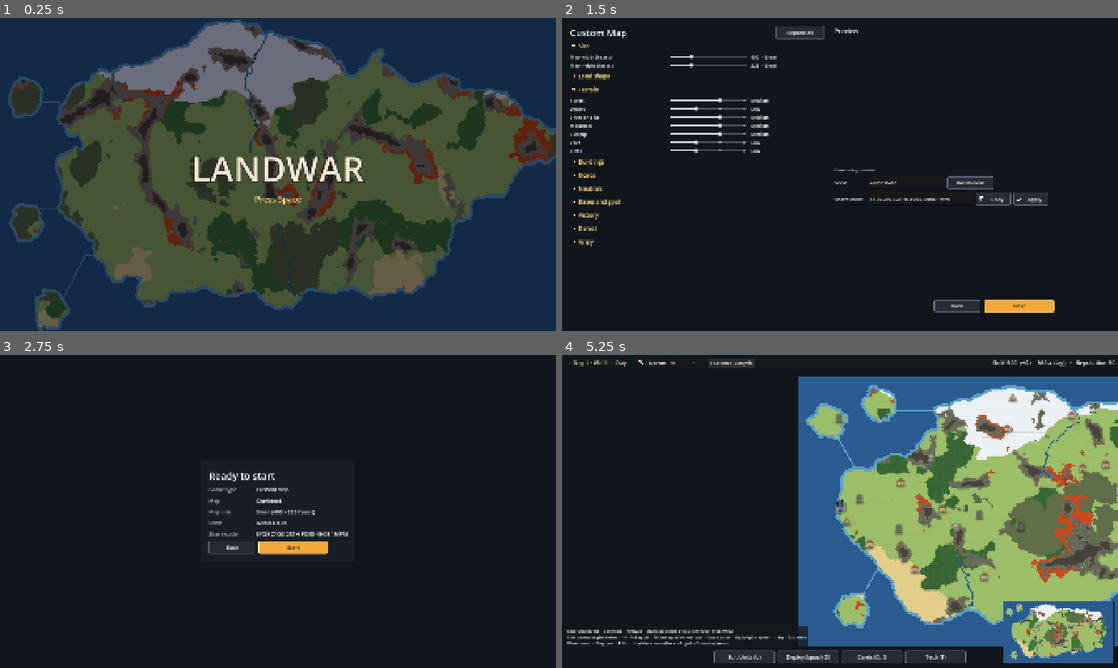
Above: before the commit, frames 1-4 (two rows, left to right).
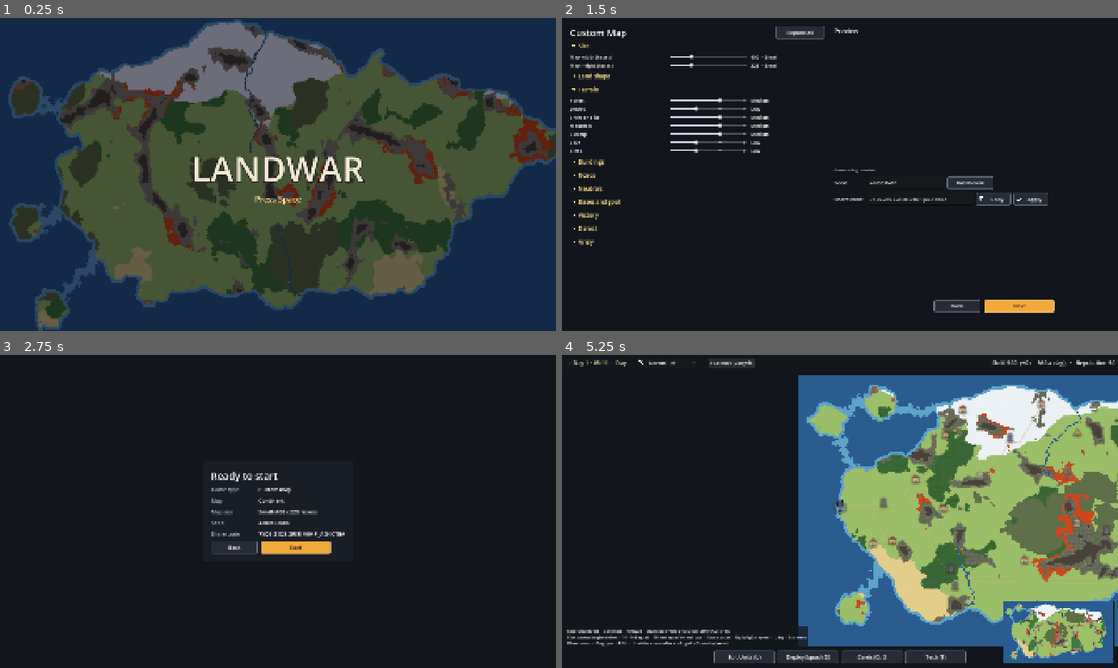
Above: after the commit, the same moments.

Repository: abeuscher/roguebattle
Game: Godot game, scene res://scenes/main.tscn
Same seed, same stepped clock (60 frames per second), same inputs: the game is played once before the commit and once after it.
Inputs (mouse positions are in pixels of both pictures, inside the frame that each line leads up to):
- Up to frame 1 (0.25 s): no input
- Up to frame 2 (1.5 s): tap Space at 0.5, 0.77 s; move the mouse to (962, 158) at 0.52 s; hold D 0.53-1.25 s; tap L at 0.6 s; click (962, 158) at 0.67 s; click "Land shape" at 1.25 s
- Up to frame 3 (2.75 s): click "Next" at 2 s
- Up to frame 4 (5.25 s): click "Start" at 2.75 s; click "Normal ×1" at 3.5 s; click "Normal ×1" at 4.25 s; click "1 Saradoc (Valkyrie)" at 5 s

The runs differ from the first frame. In frame 1, 0.5% of the frame differs, in the area x 6-48%, y 8-91%; in frame 2, less than 0.1%; in frame 3, 1.0%; in frame 4, 6.3%, in the area x 18-100%, y 6-96%.

Commit message:
Session 044: playtest round 7 map generation (M4 session 16)
Land % up to 100 with water presets capped; a No Ocean preset; fords to
islands become winding, reef-like shallows, with extra crossings for
sizable islands; road branches no longer end on lone river bridges.

Co-Authored-By: Claude Opus 5.5 <noreply@anthropic.com>

Diff:
--- a/data/configurator.json
+++ b/data/configurator.json
@@ -2,8 +2,8 @@
  {"key": "width", "group": "Size", "label": "Map width (hexes)", "target": "map", "range": [100, 1200, 50]},
  {"key": "height", "group": "Size", "label": "Map height (hexes)", "target": "map", "range": [60, 675, 15]},
  {"key": "preset", "group": "Land shape", "label": "Map type", "target": "map",
-  "options": ["continent", "islands", "archipelago", "floating_isles", "highlands", "river_valley", "deep_forest", "tundra", "volcanic"]},
- {"key": "land_pct", "group": "Land shape", "label": "Land %", "target": "map", "range": [25, 75, 1]},
+  "options": ["continent", "islands", "archipelago", "floating_isles", "highlands", "river_valley", "deep_forest", "tundra", "volcanic", "no_ocean"]},
+ {"key": "land_pct", "group": "Land shape", "label": "Land %", "target": "map", "range": [25, 100, 1]},
  {"key": "island_count", "group": "Land shape", "label": "Offshore islands (Continent)", "target": "map", "range": [0, 8, 1]},
  {"key": "island_size", "group": "Land shape", "label": "Offshore island size", "target": "map", "options": ["small", "medium", "large"]},
  {"key": "terrain_amounts.forest", "group": "Terrain", "label": "Forest", "target": "map", "options": ["none", "low", "medium", "high"]},
--- a/data/mapgen.json
+++ b/data/mapgen.json
@@ -57,15 +57,22 @@
   "river_crossing_spacing": 18,
   "frozen_lakes": 0,
   "lava_flows": 0,
-  "lava_flow_length": 30
+  "lava_flow_length": 30,
+  "land_range": [25, 100],
+  "extra_crossings": 2,
+  "crossing_max_len": 24,
+  "crossing_min_hexes": 80,
+  "reef_radius": 4,
+  "reef_threshold": 0.45,
+  "_crossings": "Fords through deep water (user's playtest notes, 2026-11-10): every landmass still gets the cheapest route to the main one, and every landmass of at least crossing_min_hexes gets up to extra_crossings more to its nearest other landmass within crossing_max_len hexes (400-wide map, scaled with width), each from a coast well away from its other crossings. Each ford widens into irregular shallows like a reef or sandbar: hexes within 1 always, out to reef_radius where a noise field beats reef_threshold (rising with distance). land_range: the Land % a preset allows (water presets keep their water)."
  },
  "presets": {
   "continent": {"land_pct": 55, "island_count": 3, "rivers": 2},
-  "islands": {"shape": "islands", "land_pct": 40, "centers": [2, 4], "edge_falloff": 0.4,
+  "islands": {"shape": "islands", "land_pct": 40, "land_range": [25, 70], "centers": [2, 4], "edge_falloff": 0.4,
    "noise_frequency": 4.0, "min_island_hexes": 150, "rivers": 1},
-  "archipelago": {"shape": "scatter", "land_pct": 30, "edge_falloff": 0.5, "noise_frequency": 10.0, "strait_cut": 0.72,
+  "archipelago": {"shape": "scatter", "land_pct": 30, "land_range": [25, 60], "edge_falloff": 0.5, "noise_frequency": 10.0, "strait_cut": 0.72,
    "min_island_hexes": 6, "shelf_width": 4, "terrain_amounts": {"lava": "none", "cliff": "none"}},
-  "floating_isles": {"shape": "islands", "sea": "air_gap", "land_pct": 45, "centers": [3, 5],
+  "floating_isles": {"shape": "islands", "sea": "air_gap", "land_pct": 45, "land_range": [25, 70], "centers": [3, 5],
    "edge_falloff": 0.4, "noise_frequency": 4.0, "min_island_hexes": 150, "shelf_width": 0},
   "highlands": {"land_pct": 60, "terrain_amounts": {"mountain": "high", "cliff": "medium"},
    "terrain_scale": {"mountain": 2}},
@@ -75,6 +82,7 @@
   "tundra": {"land_pct": 58, "terrain_amounts": {"snow": "high", "desert": "none", "lava": "none", "forest": "low"},
    "terrain_scale": {"snow": 3}, "frozen_lakes": 0.15},
   "volcanic": {"land_pct": 55, "terrain_amounts": {"lava": "medium", "mountain": "high", "snow": "low", "desert": "none"},
-   "lava_flows": 8}
+   "lava_flows": 8},
+  "no_ocean": {"land_pct": 100, "land_range": [100, 100], "island_count": 0}
  }
 }
--- a/rules/game_config.gd
+++ b/rules/game_config.gd
@@ -5,7 +5,7 @@
 ## (victory, defeat, squad cap, fairness) feed the game. Settings and seed
 ## pack into a short share code.
 
-const CODE_VERSION := 2  # bumped when "size" (small/medium/large) became "width"/"height" (§6.1)
+const CODE_VERSION := 3  # 2: "size" became "width"/"height" (§6.1); 3: Land % to 100 and the No Ocean preset
 const ALPHABET := "0123456789ABCDEFGHJKMNPQRSTVWXYZ"  # 32 symbols, no I, L, O or U
 
 var data: GameData
@@ -61,6 +61,8 @@
 	values[key] = value
 	if key == "preset":
 		apply_preset()
+	elif key == "land_pct":  # within what the map type allows
+		values[key] = _nearest(field(key), MapGen.resolve_settings(data, map_overrides())["land_pct"])
 
 
 ## Map fields take the generator's defaults overlaid with the chosen preset's values.
--- a/rules/map_gen.gd
+++ b/rules/map_gen.gd
@@ -15,6 +15,8 @@
 var _flow: PackedFloat32Array  # low ground that rivers and lava follow
 var _edge: PackedFloat32Array  # squared distance from the map center: 0 there, 1 at the edge midpoints
 var _water: PackedByteArray  # per terrain id
+var _wander: FastNoiseLite  # where reef paths prefer to wind (sampled only near crossings)
+var _fords: Array[PackedInt32Array] = []  # deep sea turned shallow to link landmasses, widened into reefs
 
 
 static func generate(game_data: GameData, game_seed: int, overrides: Dictionary = {}) -> MapData:
@@ -31,6 +33,8 @@
 	g._rivers()
 	g._lava_flows()
 	g._ensure_reachable()
+	g._extra_crossings()
+	g._reefs()
 	MapPlaces.place_all(g.map, game_data, g.settings, g.rng)
 	return g.map
 
@@ -47,6 +51,8 @@
 				s[k].merge(layer[k].duplicate(true), true)
 			else:
 				s[k] = layer[k]
+	var land: Array = s["land_range"]  # water presets keep their water; No Ocean is all land
+	s["land_pct"] = clampi(int(s["land_pct"]), int(land[0]), int(land[1]))
 	return s
 
 
@@ -467,6 +473,7 @@
 		var i: int = best[c]
 		var bridged := false  # was the previous step a bridge?
 		var prev := -1
+		var ford := PackedInt32Array()
 		while i >= 0 and comp[i] != main:
 			var bridge := false
 			if not passable[i]:
@@ -474,6 +481,8 @@
 				if crossing == "bridge":
 					bridge = true
 				else:
+					if map.terrain[i] == _id("deep"):
+						ford.append(i)
 					map.terrain[i] = _id(crossing)
 				passable[i] = 1
 			if prev >= 0 and (bridge or bridged):
@@ -483,3 +492,219 @@
 			i = parent[i]
 		if bridged and i >= 0:
 			map.link_road(prev, i)
+		if not ford.is_empty():
+			_fords.append(ford)
+
+
+
+# --- Crossings and reefs (user's playtest notes, 2026-11-10) ----------------
+
+## More than one way onto an island: from each sizable landmass other than the main one,
+## up to `extra_crossings` more fords to the nearest other land within reach, each
+## starting from a stretch of coast well away from the landmass's other fords.
+func _extra_crossings() -> void:
+	var extra := int(settings["extra_crossings"])
+	if extra <= 0 or settings["sea"] != "deep":
+		return
+	var reach := int(float(settings["crossing_max_len"]) * maxf(1.0, map.width / 400.0))
+	var deep := _id("deep")
+	var shallow := _id("shallow")
+	var river := _river_hexes()
+	var land := PackedByteArray()
+	land.resize(map.size())
+	for i in map.size():
+		land[i] = 0 if _is_water(map.terrain[i]) else 1
+	var found: Array = map.components(land)
+	var comp: PackedInt32Array = found[0]
+	var sizes: PackedInt32Array = found[1]
+	var main := 0
+	for c in sizes.size():
+		if sizes[c] > sizes[main]:
+			main = c
+	var coast := {}  # landmass -> its coast hexes
+	for i in map.size():
+		var c := comp[i]
+		if c < 0 or c == main or sizes[c] < maxi(int(settings["min_island_hexes"]), int(settings["crossing_min_hexes"])):
+			continue
+		for k in 6:
+			var n := map.neighbors[i * 6 + k]
+			if n >= 0 and land[n] == 0:
+				if not coast.has(c):
+					coast[c] = PackedInt32Array()
+				coast[c].append(i)
+				break
+	for c in coast:
+		var anchors: Array = []  # hexes where a ford already leaves this landmass
+		for ford in _fords:
+			for f in [ford[0], ford[ford.size() - 1]]:
+				for k in 6:
+					var n := map.neighbors[f * 6 + k]
+					if n >= 0 and comp[n] == c:
+						anchors.append(map.hex_at(f))
+		var shore: PackedInt32Array = coast[c]
+		for e in extra:
+			var order := []  # coast hexes, farthest from every ford first
+			for i in shore:
+				var h := map.hex_at(i)
+				var gap := 1 << 30
+				for a in anchors:
+					gap = mini(gap, Hex.distance(h, a))
+				order.append([gap, i])
+			order.sort_custom(func(x, y): return x[0] > y[0])
+			var made := false
+			for k in mini(8, order.size()):
+				if int(order[k][0]) < reach / 2:
+					break  # the rest of the coast is close to a ford already
+				var path := _water_path(int(order[k][1]), c, comp, reach, river)
+				if path.is_empty():
+					continue
+				var ford := PackedInt32Array()
+				for i in path:
+					if map.terrain[i] == deep:
+						map.terrain[i] = shallow
+						ford.append(i)
+				if not ford.is_empty():
+					_fords.append(ford)
+				anchors.append(map.hex_at(int(order[k][1])))
+				made = true
+				break
+			if not made:
+				break
+
+
+## The shortest way through open water from a coast hex of landmass `c` to land of
+## another landmass, at most `reach` hexes; the water hexes on it, or none.
+func _water_path(start: int, c: int, comp: PackedInt32Array, reach: int, river: Dictionary) -> PackedInt32Array:
+	var parent := {start: -1}
+	var frontier := PackedInt32Array([start])
+	for step in reach:
+		var next := PackedInt32Array()
+		for i in frontier:
+			for k in 6:
+				var n := map.neighbors[i * 6 + k]
+				if n < 0 or parent.has(n) or river.has(n):
+					continue
+				parent[n] = i
+				if comp[n] >= 0 and comp[n] != c:
+					var out := PackedInt32Array()
+					var cur: int = i
+					while cur != start:
+						out.append(cur)
+						cur = parent[cur]
+					return out
+				if comp[n] < 0 and map.terrain[n] in [_id("deep"), _id("shallow")]:
+					next.append(n)
+		frontier = next
+	return PackedInt32Array()
+
+
+## Each ford through deep sea becomes a reef or sandbar: it winds through the water
+## between the same two ends (`_meander`), then widens into irregular shallows: every
+## hex next to it, out to `reef_radius` where a noise field beats a threshold that rises
+## with distance, and now and then a wider bulge. Rivers keep their banks.
+func _reefs() -> void:
+	if _fords.is_empty():
+		return
+	var deep := _id("deep")
+	var shallow := _id("shallow")
+	var noise := _noise("reefs", 60.0)
+	var river := _river_hexes()
+	var radius := int(settings["reef_radius"])
+	var threshold := float(settings["reef_threshold"])
+	for f in _fords.size():
+		for i in _fords[f]:
+			map.terrain[i] = deep
+		_fords[f] = _meander(_fords[f], river)
+		for i in _fords[f]:
+			map.terrain[i] = shallow
+	for ford in _fords:
+		for p in ford:
+			var reach := radius + (2 if rng.randf() < 0.12 else 0)  # a bulge
+			var seen := {p: 0}
+			var ring := PackedInt32Array([p])
+			for d in range(1, reach + 1):
+				var next := PackedInt32Array()
+				for i in ring:
+					for k in 6:
+						var n := map.neighbors[i * 6 + k]
+						if n < 0 or seen.has(n):
+							continue
+						seen[n] = d
+						next.append(n)
+						if map.terrain[n] == deep and not river.has(n) and (d == 1 or _at(noise, n) > threshold + 0.07 * (d - 2)):
+							map.terrain[n] = shallow
+				ring = next
+
+
+## A winding way through the sea between a ford's two end hexes: the cheapest path
+## where deep water costs more where a noise field is high, shallows cost little, and
+## land and rivers are out. Kept within a box around the two ends. The ends stay put,
+## so the crossing still joins what it joined.
+func _meander(ford: PackedInt32Array, river: Dictionary) -> PackedInt32Array:
+	var a := ford[0]
+	var b := ford[ford.size() - 1]
+	if a == b:
+		return ford
+	if _wander == null:
+		_wander = _noise("wander", 70.0)
+	var ha := Hex.to_offset(map.hex_at(a))
+	var hb := Hex.to_offset(map.hex_at(b))
+	var margin := 6 + ford.size() / 3
+	var lo := Vector2i(mini(ha.x, hb.x) - margin, mini(ha.y, hb.y) - margin)
+	var hi := Vector2i(maxi(ha.x, hb.x) + margin, maxi(ha.y, hb.y) + margin)
+	var deep := _id("deep")
+	var shallow := _id("shallow")
+	var cost := {a: 0}
+	var parent := {a: -1}
+	var buckets := {0: [a]}
+	var c := 0
+	var top := 0
+	while c <= top:
+		if not buckets.has(c):
+			c += 1
+			continue
+		var bucket: Array = buckets[c]
+		buckets.erase(c)
+		for i in bucket:
+			if int(cost[i]) != c:
+				continue
+			if i == b:
+				var out := PackedInt32Array()
+				var cur: int = b
+				while cur != -1:
+					out.append(cur)
+					cur = parent[cur]
+				return out
+			for k in 6:
+				var n := map.neighbors[i * 6 + k]
+				if n < 0 or river.has(n):
+					continue
+				var t := map.terrain[n]
+				if t != deep and t != shallow:
+					continue
+				var o := Hex.to_offset(map.hex_at(n))
+				if o.x < lo.x or o.y < lo.y or o.x > hi.x or o.y > hi.y:
+					continue
+				var nc := c + (1 if t == shallow else 2 + int(pow(_at(_wander, n), 2.0) * 24.0))
+				if not cost.has(n) or nc < int(cost[n]):
+					cost[n] = nc
+					parent[n] = i
+					if not buckets.has(nc):
+						buckets[nc] = []
+					buckets[nc].append(n)
+					top = maxi(top, nc)
+		c += 1
+	return ford
+
+
+## A noise sample at one hex, roughly 0..1 (for fields only needed in a few places).
+func _at(n: FastNoiseLite, i: int) -> float:
+	return n.get_noise_2d(_px[i], _py[i]) * 0.5 + 0.5
+
+
+func _river_hexes() -> Dictionary:
+	var out := {}
+	for path in map.rivers:
+		for i in path:
+			out[i] = true
+	return out
--- a/rules/map_places.gd
+++ b/rules/map_places.gd
@@ -18,6 +18,7 @@
 var _g: PackedFloat32Array  # pathfinding scratch
 var _parent: PackedInt32Array
 var _closed: PackedByteArray
+var _net: PackedByteArray  # road hexes on a network that links a visible building (not a lone river bridge)
 
 
 static func place_all(m: MapData, game_data: GameData, settings: Dictionary, map_rng: RandomNumberGenerator) -> void:
@@ -411,6 +412,7 @@
 		return
 	var kinds: Array = data.buildings["hidden_site"]["kinds"]
 	var ok := _road_ok()
+	_mark_networks()
 	for j in n:
 		var i := _pick(cand)
 		if i < 0:
@@ -420,7 +422,24 @@
 			site["road"] = _road_to_nearest_road(i, ok)
 
 
-## Lays a road from `start` back to the closest existing road, if one is within reach.
+## Marks `_net`: every road hex on a network that reaches a visible building, so a new
+## branch joins a real road and not a lone river bridge or another dead end.
+func _mark_networks() -> void:
+	var comp: PackedInt32Array = map.components(map.road)[0]
+	var real := {}
+	for b in map.buildings:
+		if b["type"] in VISIBLE and map.road[b["hex"]]:
+			real[comp[b["hex"]]] = true
+	_net.resize(map.size())
+	for i in map.size():
+		_net[i] = 1 if comp[i] >= 0 and real.has(comp[i]) else 0
+	for b in map.buildings:  # a lone town with no road yet is a fine place to end a branch too
+		if b["type"] in VISIBLE:
+			_net[b["hex"]] = 1
+
+
+## Lays a road from `start` back to the closest road on a real network (`_net`), if one
+## is within reach; the new branch joins that network.
 func _road_to_nearest_road(start: int, ok: PackedByteArray) -> bool:
 	var parent := {start: -1}
 	var frontier := PackedInt32Array([start])
@@ -432,13 +451,15 @@
 				if n < 0 or parent.has(n) or not ok[n]:
 					continue
 				parent[n] = i
-				if map.road[n]:
+				if _net[n]:
 					var path := PackedInt32Array([n])
 					var c := i
 					while c >= 0:
 						path.append(c)
 						c = parent[c]
 					map.lay_road(path)
+					for h in path:
+						_net[h] = 1
 					return true
 				next.append(n)
 		frontier = next
@@ -536,6 +557,7 @@
 				members[r] = PackedInt32Array()
 			members[r].append(i)
 	var ok := _road_ok()
+	_mark_networks()
 	for r in members:
 		var i := _pick(members[r])
 		if i < 0:
--- a/tests/test_buildings.gd
+++ b/tests/test_buildings.gd
@@ -98,16 +98,38 @@
 		check(comp[m.player_base] >= 0 and comp[m.player_base] == comp[m.enemy_base], "%s: bases reachable on foot" % preset)
 
 
+## Roads never cross open sea, lava or cliffs, so each stretch of road-able ground has
+## its own network (a town on an offshore island has its own): visible buildings that
+## share one are all on one road network; a building alone on its stretch needs none.
+## Over several seeds (seed 1 alone once hid stray networks).
 func test_roads_connect_visible_buildings() -> void:
-	for preset in SINGLE_LANDMASS:
-		var m := _map(preset)
-		var comp: PackedInt32Array = m.components(m.road)[0]
-		var networks := {}
-		for b in m.buildings:
-			if b["type"] in MapPlaces.VISIBLE:
-				check(m.road[b["hex"]] != 0, "%s: %s has no road" % [preset, b["type"]])
-				networks[comp[b["hex"]]] = true
-		check_eq(networks.size(), 1, "%s: road networks linking visible buildings" % preset)
+	var water := MapGen.terrain_flags(_data, "water")
+	for preset in SINGLE_LANDMASS:
+		for seed in [1, 2, 3]:
+			var m := _map(preset, seed)
+			var river := {}
+			for path in m.rivers:
+				for i in path:
+					river[i] = true
+			var ground := PackedByteArray()
+			ground.resize(m.size())
+			for i in m.size():
+				var cost = _data.terrains[m.terrain[i]].get("road_cost")
+				ground[i] = 1 if m.road[i] or river.has(i) or (cost != null and float(cost) >= 0.0 and not water[m.terrain[i]]) else 0
+			var region: PackedInt32Array = m.components(ground)[0]
+			var comp: PackedInt32Array = m.components(m.road)[0]
+			var on := {}  # stretch of ground -> its visible buildings
+			for b in m.buildings:
+				if b["type"] in MapPlaces.VISIBLE:
+					on[region[b["hex"]]] = on.get(region[b["hex"]], []) + [b]
+			for r in on:
+				if on[r].size() < 2:
+					continue
+				var networks := {}
+				for b in on[r]:
+					check(m.road[b["hex"]] != 0, "%s %d: %s has no road" % [preset, seed, b["type"]])
+					networks[comp[b["hex"]]] = true
+				check_eq(networks.size(), 1, "%s %d: road networks on one stretch of ground" % [preset, seed])
 
 
 func test_roads_stay_off_sea_lava_and_cliffs() -> void:
--- a/tests/test_presets.gd
+++ b/tests/test_presets.gd
@@ -130,3 +130,38 @@
 func test_volcanic() -> void:
 	var m := _map("volcanic")
 	check(_count(m, "lava") > _count(_map("continent"), "lava") * 2, "volcanic: much more lava than continent")
+
+
+## Playtest round 7: Land % goes to 100, water presets keep their water, and No Ocean
+## is all land.
+func test_no_ocean_and_land_caps() -> void:
+	var m := _map("no_ocean")
+	var water := MapGen.terrain_flags(_data, "water")
+	var wet := 0
+	for i in m.size():
+		wet += water[m.terrain[i]]
+	check_eq(wet, 0, "No Ocean has no water")
+	check(m.buildings.any(func(b): return b["type"] == "enemy_base"), "and a full set of buildings")
+	check_eq(int(MapGen.resolve_settings(_data, {"preset": "continent", "land_pct": 100})["land_pct"]), 100, "continent takes 100%")
+	check_eq(int(MapGen.resolve_settings(_data, {"preset": "islands", "land_pct": 100})["land_pct"]), 70, "islands keep their sea")
+	var c := GameConfig.create(_data, 1)
+	c.set_value("preset", "archipelago")
+	c.set_value("land_pct", 100.0)
+	check_eq(int(c.values["land_pct"]), 60, "the configurator caps Land % for the map type")
+
+
+## Playtest round 7: islands get reef-like crossings, wider than one hex, and more of
+## them; every landmass stays reachable.
+func test_reef_crossings() -> void:
+	var shallow: int = _data.terrain_ids["shallow"]
+	var count := func(o: Dictionary) -> int:
+		var m := MapGen.generate(_data, 7, o)
+		var n := 0
+		for i in m.size():
+			n += int(m.terrain[i] == shallow)
+		return n
+	var plain: int = count.call({"preset": "islands", "extra_crossings": 0, "reef_radius": 0})
+	var reefs: int = count.call({"preset": "islands", "extra_crossings": 0})
+	var more: int = count.call({"preset": "islands"})
+	check(reefs > plain, "fords widen into reefs (%d > %d shallow hexes)" % [reefs, plain])
+	check(more > reefs, "extra crossings add more (%d > %d)" % [more, reefs])
--- a/ui/configurator_screen.gd
+++ b/ui/configurator_screen.gd
@@ -251,8 +251,8 @@
 
 func _changed(key: String, value: Variant) -> void:
 	config.set_value(key, value)
-	if key == "preset":
-		_refresh_controls()  # the map type resets land, islands and terrain
+	if key in ["preset", "land_pct"]:
+		_refresh_controls()  # the map type resets land, islands and terrain; it also caps Land %
 	elif key in ["width", "height"]:
 		_refresh_controls()  # the other one's "· Small/Medium/Large" hint may now match or not
 	_code.text = config.to_code()
Not shown, changed: DECISIONS.md
Not shown, changed: ROADMAP.md
Not shown, changed: RULES.md
Not shown, changed: SPEC.md
Not shown, changed: STATUS.md
